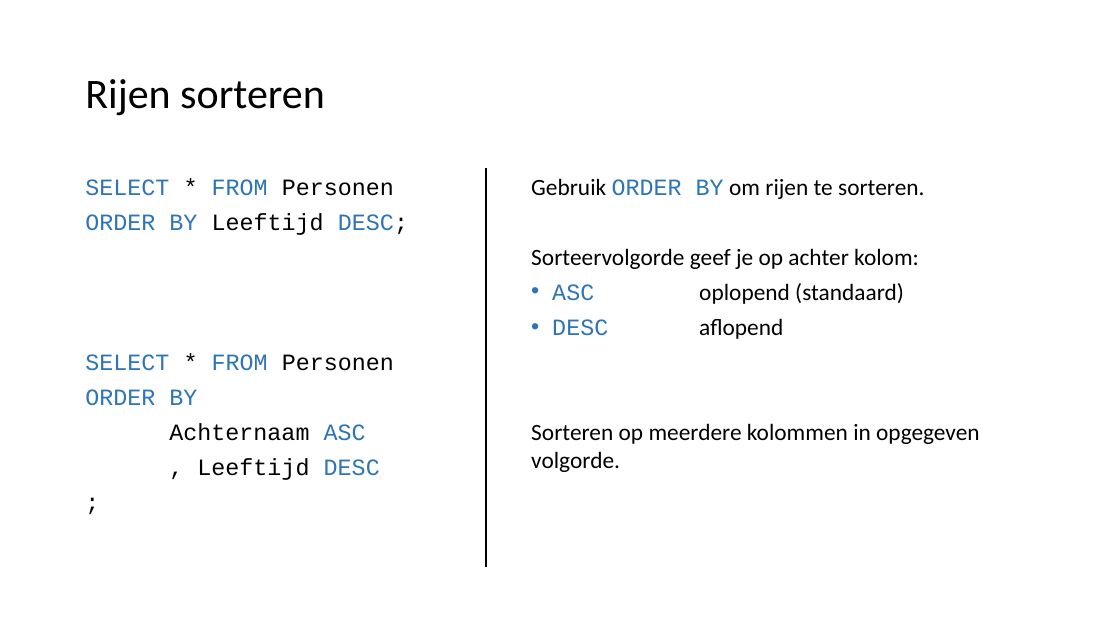
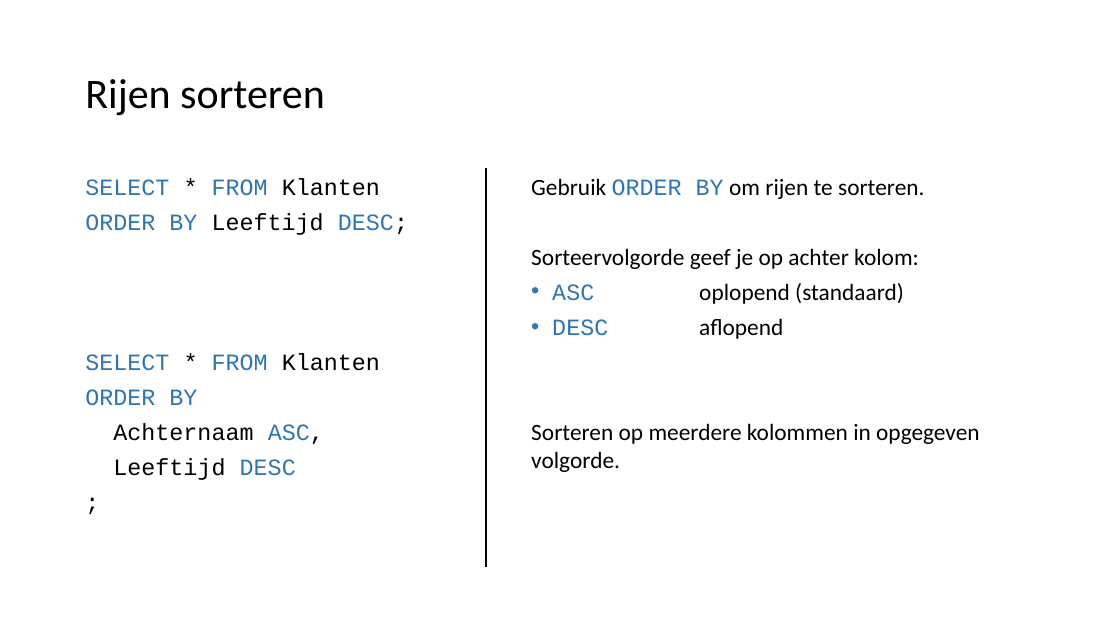
Before and after one commit to LFKoning/knowledge-sharing, a slide deck: slide 16 of sql_course/1_basics/1_basics.pptx (slide 15 before the commit). Drawn at 1120x630 pixels with LibreOffice and Linux fonts; fonts in the diff are those of the drawing. Boxes give left, top, right and bottom in pixels: in the first picture for what was removed or moved away, otherwise in the second. Text is boxed around its words. In the diff, an @@ line names an element or a change of style, - is before the commit and + after.

```diff
--- a/sql_course/1_basics/1_basics.pptx
+++ b/sql_course/1_basics/1_basics.pptx
@@ text at (85, 178, 380, 196): text changed @@
-SELECT * FROM Personen
+SELECT * FROM Klanten
@@ text at (85, 353, 380, 371): text changed @@
-SELECT * FROM Personen
+SELECT * FROM Klanten
@@ text at (113, 423, 324, 480): spaces changed @@
-Achternaam ASC
-, Leeftijd DESC
+Achternaam ASC,
+Leeftijd DESC
```
Also in this commit, not shown: 8 other slides changed, 1 slide added, 8 other files.
